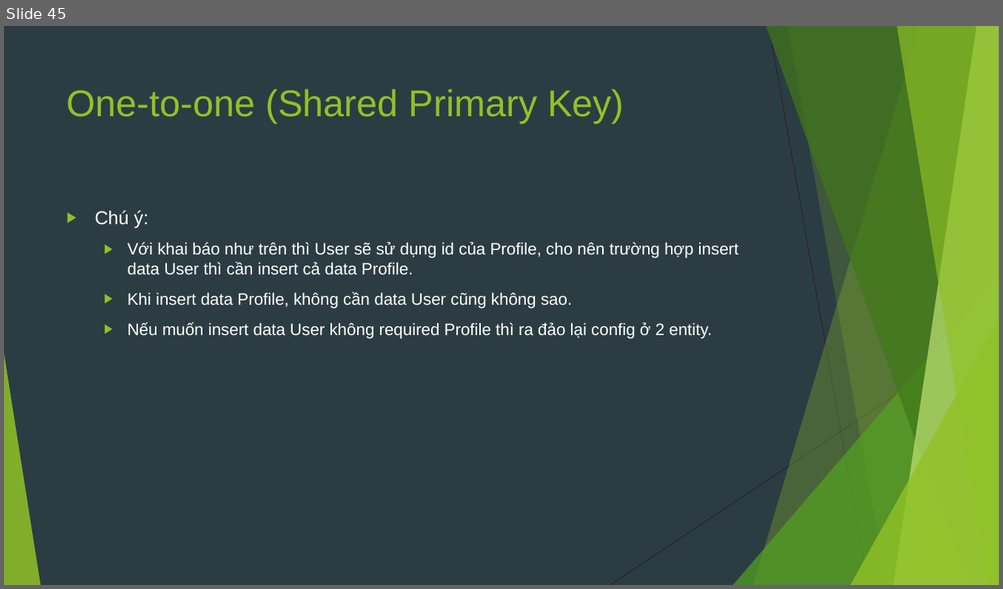
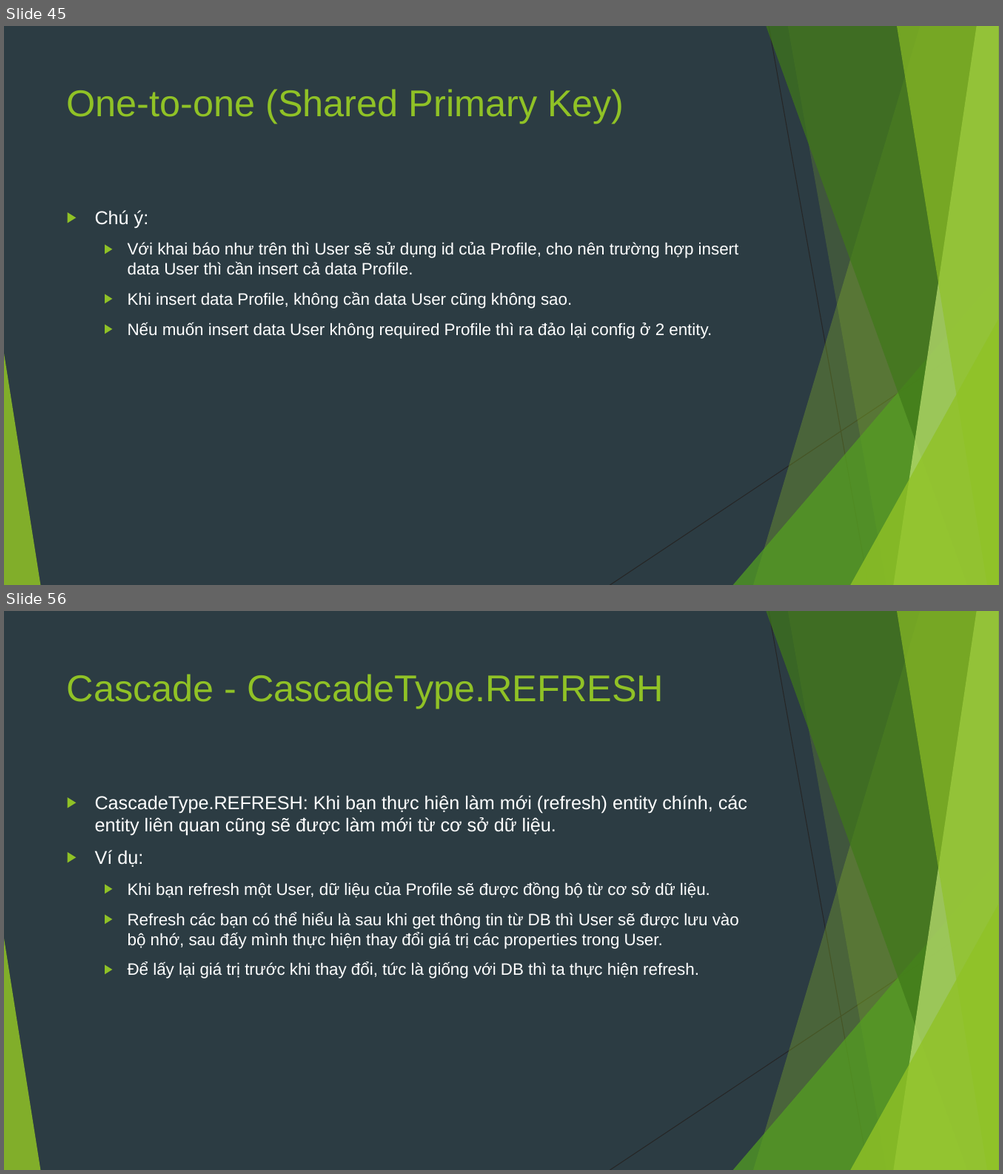
Before and after one commit to sobbingwind/SpringBoot, a slide deck: 07.Spring Data JPA.pptx. Shown one above the other, each under a label of ours: slide 45 before the commit, slides 45 and 56 after it; the slides between them are not shown. The pictures are 1003x589 and 1003x1174 pixels, drawn with LibreOffice and Linux fonts; fonts in the diff are those of the drawing. Boxes give left, top, right and bottom in pixels: in the first picture for what was removed or moved away, otherwise in the second. Text is boxed around its words. In the diff, an @@ line names an element or a change of style, - is before the commit and + after.

```diff
--- a/07.Spring Data JPA.pptx
+++ b/07.Spring Data JPA.pptx
@@ slide 56 added at (x1=4, y1=611, x2=999, y2=1170), background #2C3C43; not listed: 10 template elements that a slide beside it also shows @@
@@ title added at (x1=67, y1=674, x2=663, y2=709), 36 pt, text #90C226 @@
+Cascade - CascadeType.REFRESH
@@ text added at (x1=95, y1=795, x2=747, y2=979), 16 pt, text #FFFFFF @@
+▶ CascadeType.REFRESH: Khi bạn thực hiện làm mới (refresh) entity chính, các entity liên quan cũng sẽ được làm mới từ cơ sở dữ liệu.
+▶ Ví dụ:
+  ▶ Khi bạn refresh một User, dữ liệu của Profile sẽ được đồng bộ từ cơ sở dữ liệu.
+  ▶ Refresh các bạn có thể hiểu là sau khi get thông tin từ DB thì User sẽ được lưu vào bộ nhớ, sau đấy mình thực hiện thay đổi giá trị các properties trong User.
+  ▶ Để lấy lại giá trị trước khi thay đổi, tức là giống với DB thì ta thực hiện refresh.
```
Also in this commit, not shown: 3 slides changed, 25 other slides added.
